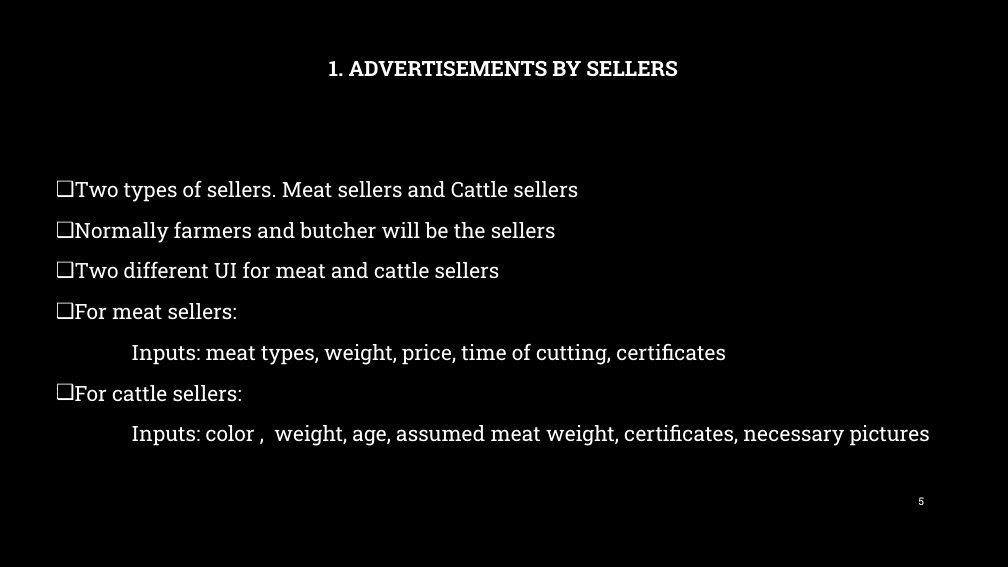
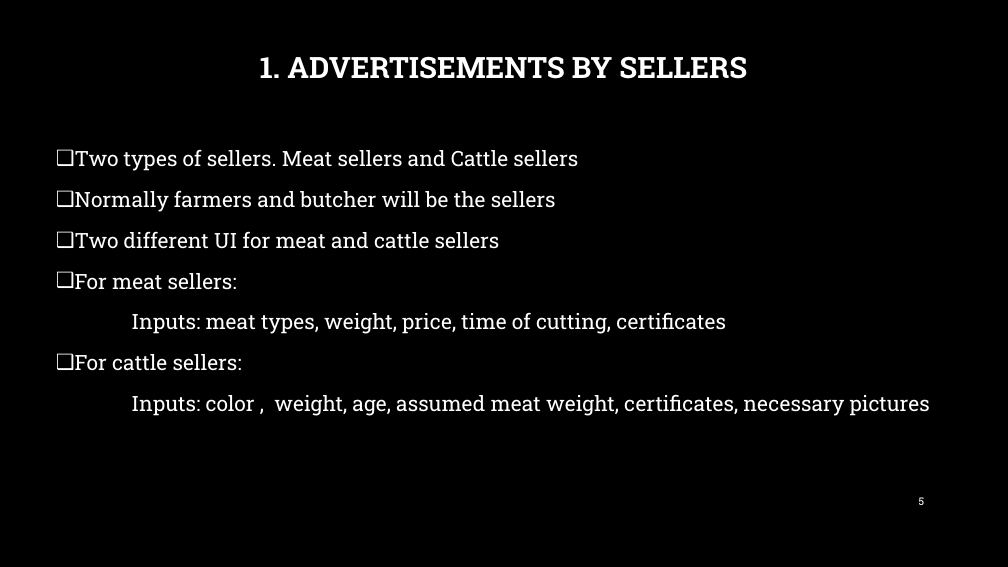
Before and after one commit to nafiislam/cse-326-collab-repo, a slide deck: slide 5 of Scope Fix/MooMarket_asolei_final.pptx. Drawn at 1008x567 pixels with LibreOffice and Linux fonts; fonts in the diff are those of the drawing; background and template pictures are left out. Boxes give left, top, right and bottom in pixels: in the first picture for what was removed or moved away, otherwise in the second. Text is boxed around its words. In the diff, an @@ line names an element or a change of style, - is before the commit and + after.

```diff
--- a/Scope Fix/MooMarket_asolei_final.pptx
+++ b/Scope Fix/MooMarket_asolei_final.pptx
@@ title "1. ADVERTISEMENTS BY SELLERS" at box(260, 56, 747, 79): size 20 to 28 pt @@
@@ text "Two types of sellers. Meat ...": place and size @@
-text "Two types of sellers. Meat ..." at box(75, 180, 930, 446)
+text "Two types of sellers. Meat ..." at box(75, 149, 930, 416)
```
Also in this commit, not shown: 4 other slides changed, 5 other files.
